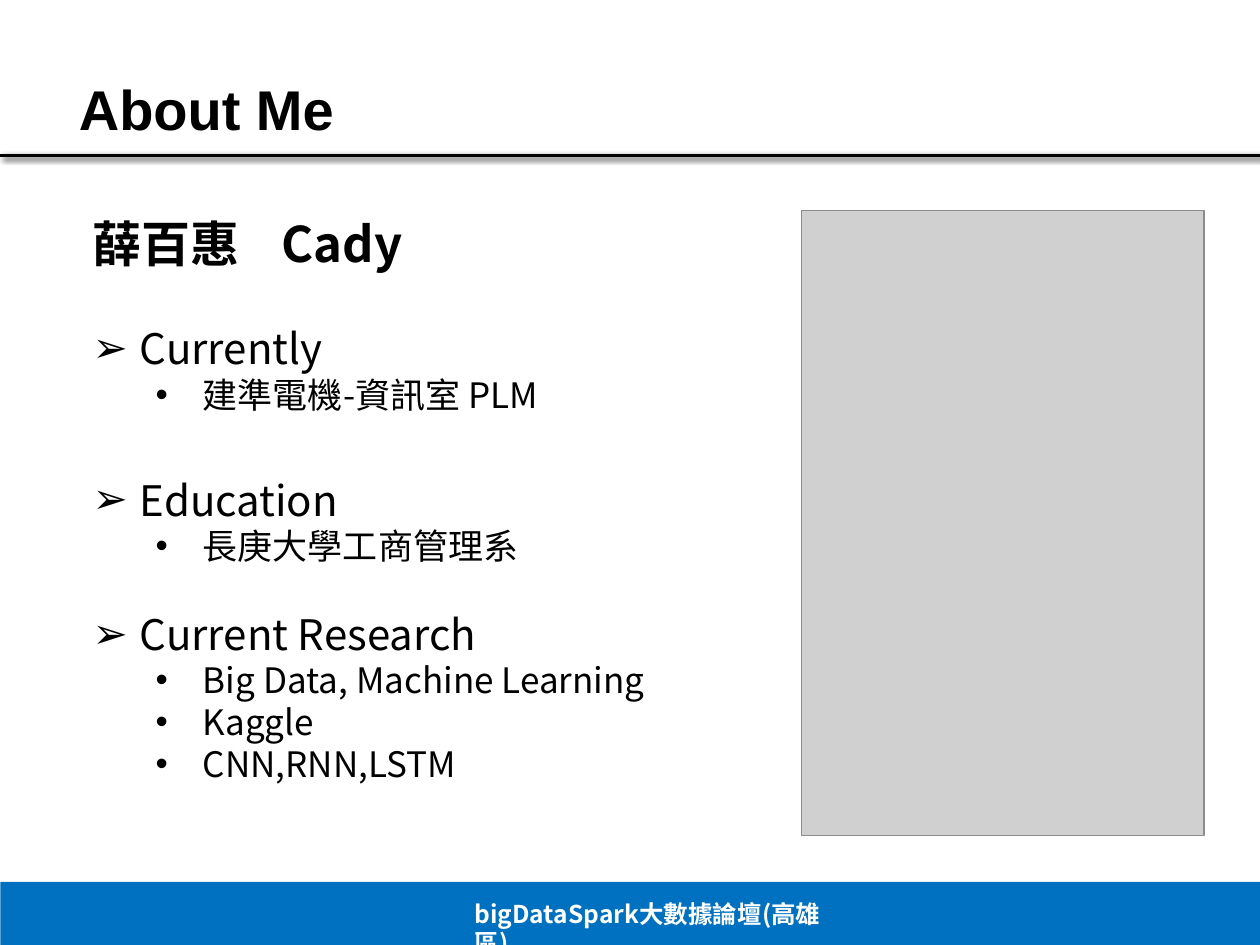
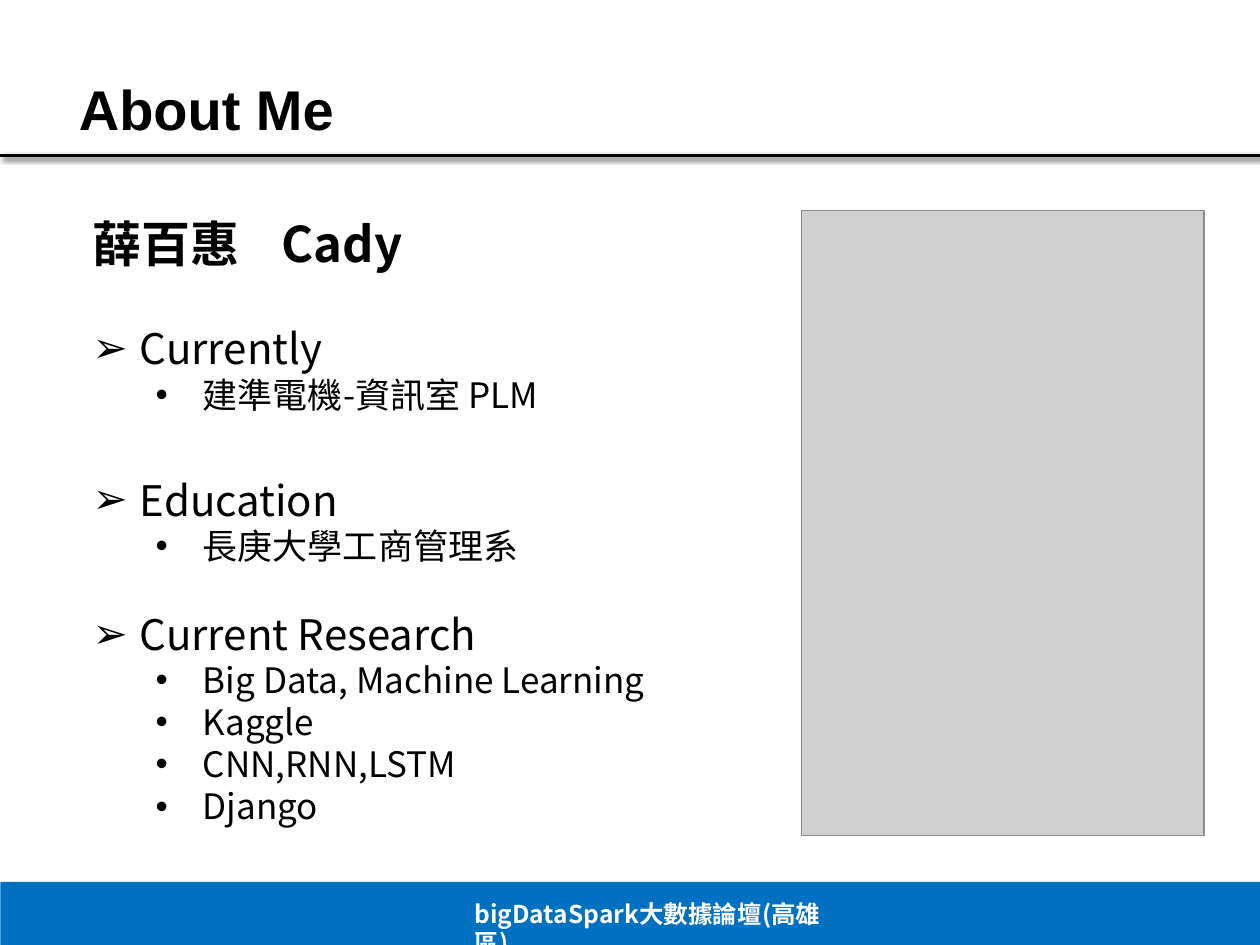
Before and after one commit to paihui/python, a slide deck: slide 2 of T-brain心得分享_20190329.pptx. Drawn at 1260x945 pixels with LibreOffice and Linux fonts; fonts in the diff are those of the drawing; grey boxes stand for pictures. Boxes give left, top, right and bottom in pixels: in the first picture for what was removed or moved away, otherwise in the second. Text is boxed around its words. In the diff, an @@ line names an element or a change of style, - is before the commit and + after.

```diff
--- a/T-brain心得分享_20190329.pptx
+++ b/T-brain心得分享_20190329.pptx
@@ text at bbox=[203, 792, 318, 828]: paragraph added @@
+  • Django
```
Also in this commit, not shown: 6 other slides changed, 1 slide added, 1 slide removed.
